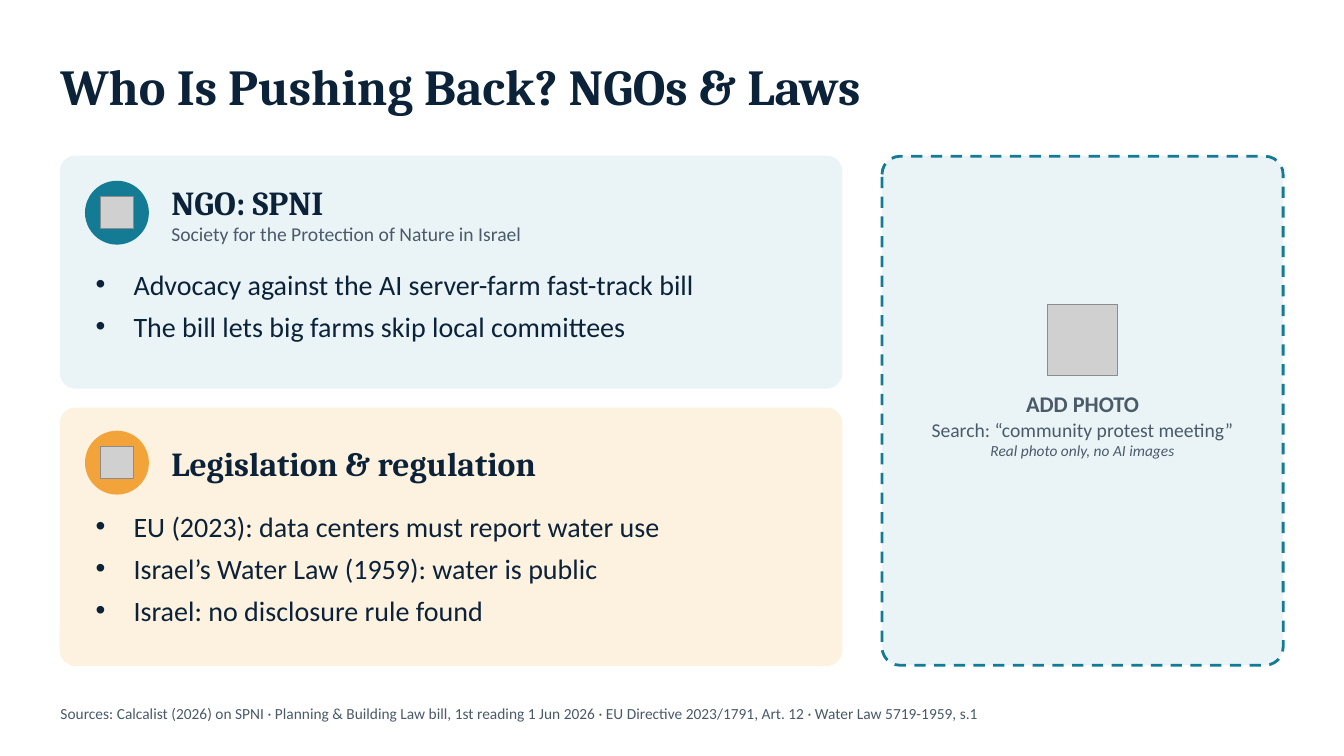
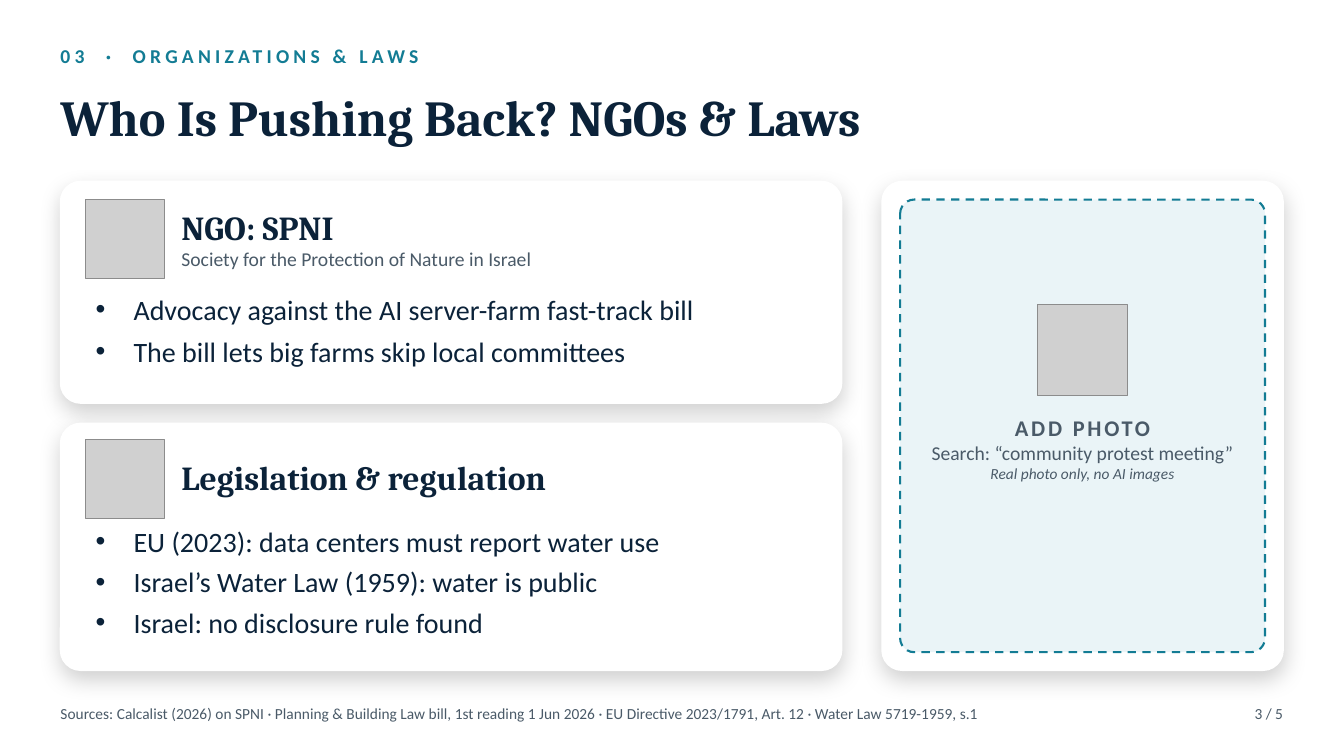
Before and after one commit to dekelelely/dekel12, a slide deck: slide 3 of ai-water-deck.pptx. Drawn at 1344x756 pixels with LibreOffice and Linux fonts; fonts in the diff are those of the drawing; grey boxes stand for pictures; background and template pictures are left out. Boxes give left, top, right and bottom in pixels: in the first picture for what was removed or moved away, otherwise in the second. Text is boxed around its words. In the diff, an @@ line names an element or a change of style, - is before the commit and + after.

```diff
--- a/ai-water-deck.pptx
+++ b/ai-water-deck.pptx
@@ text added at [60, 50, 84, 63], 14 pt, text #137C94, bold @@
+03 · ORGANIZATIONS & LAWS
@@ text "Who Is Pushing Back? NGOs ...": place and size @@
-text "Who Is Pushing Back? NGOs ..." at [60, 70, 860, 116]
+text "Who Is Pushing Back? NGOs ..." at [60, 101, 860, 147]
@@ rounded rectangle: place and size @@
-rounded rectangle at [60, 156, 842, 388]
+rounded rectangle at [60, 181, 842, 403]
@@ rounded rectangle at [60, 181, 842, 403]: fill #EAF4F7 to #FFFFFF; outline #EAF4F7 1 pt to #FFFFFF 1 pt; shadow on; proportions changed @@
@@ ellipse removed at [86, 181, 148, 244] @@
@@ picture added at [86, 200, 164, 278] @@
@@ picture removed at [101, 197, 133, 229] @@
@@ text "NGO: SPNI": place and size @@
-text "NGO: SPNI" at [171, 192, 521, 244]
+text "NGO: SPNI" at [181, 217, 531, 269]
@@ rounded rectangle: place and size @@
-rounded rectangle at [882, 156, 1284, 665]
+rounded rectangle at [882, 181, 1284, 670]
@@ rounded rectangle at [882, 181, 1284, 670]: fill #EAF4F7 to #FFFFFF; outline #137C94 2 pt dashed to #FFFFFF 1 pt; shadow on; proportions changed @@
@@ rounded rectangle added at [900, 200, 1265, 652], fill #EAF4F7, outline #137C94 1.5 pt dashed @@
@@ text "Advocacy against the AI server-farm ...": place and size @@
-text "Advocacy against the AI server-farm ..." at [134, 275, 693, 342]
+text "Advocacy against the AI server-farm ..." at [134, 300, 693, 367]
@@ picture: place and size @@
-picture at [1048, 304, 1118, 375]
+picture at [1037, 304, 1128, 395]
@@ text "ADD PHOTO": place and size @@
-text "ADD PHOTO" at [932, 397, 1234, 459]
+text "ADD PHOTO" at [932, 446, 1234, 482]
@@ text "ADD PHOTO" at [932, 446, 1234, 482]: letter spacing 0 to 2 pt in "ADD PHOTO" @@
@@ rounded rectangle: place and size @@
-rounded rectangle at [60, 408, 842, 665]
+rounded rectangle at [60, 423, 842, 670]
@@ rounded rectangle at [60, 423, 842, 670]: fill #FDF1DF to #FFFFFF; outline #FDF1DF 1 pt to #FFFFFF 1 pt; shadow on; proportions changed @@
@@ ellipse removed at [86, 432, 148, 494] @@
@@ picture added at [86, 440, 164, 518] @@
@@ picture removed at [101, 447, 133, 479] @@
@@ text "Legislation & regulation": place and size @@
-text "Legislation & regulation" at [171, 452, 536, 484]
+text "Legislation & regulation" at [181, 466, 546, 498]
@@ text "EU (2023): data centers must ...": place and size @@
-text "EU (2023): data centers must ..." at [134, 516, 660, 622]
+text "EU (2023): data centers must ..." at [134, 531, 660, 634]
@@ text "EU (2023): data centers must ..." at [134, 531, 660, 634]: less space between paragraphs @@
@@ text added at [1255, 709, 1283, 719], 11 pt, text #4A5A68 @@
+3 / 5
```
Also in this commit, not shown: 4 other slides changed.
